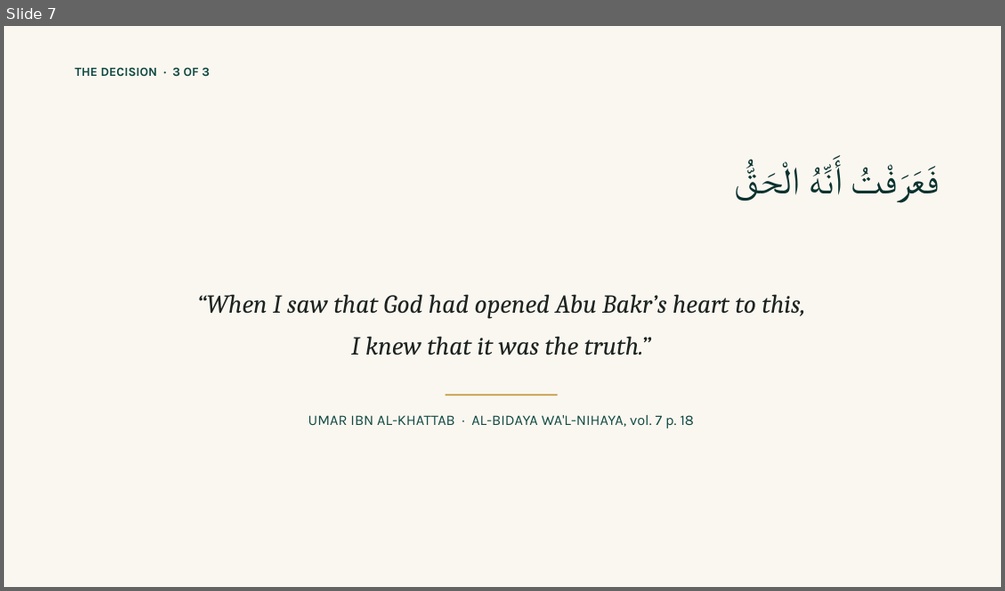
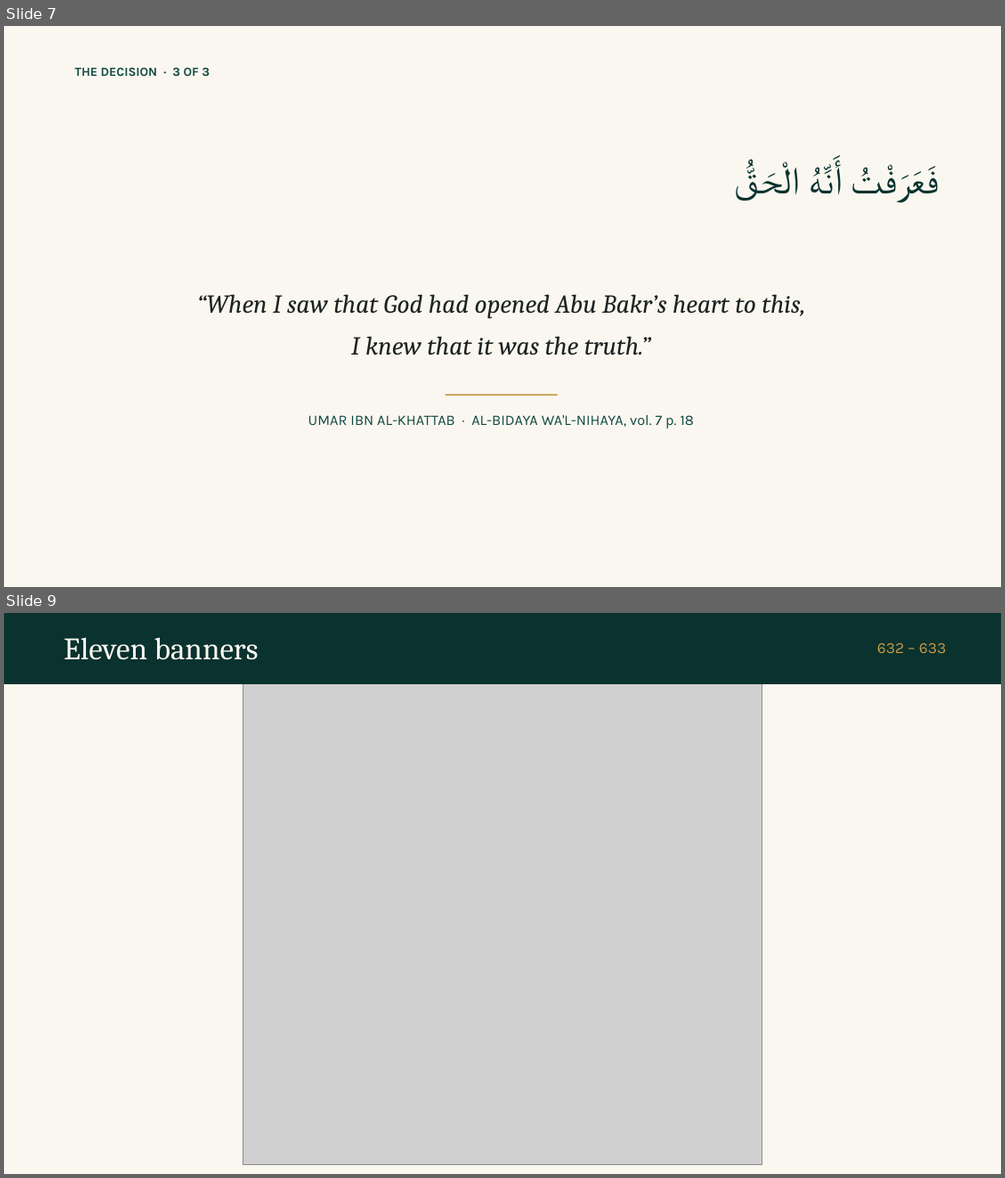
Before and after one commit to daniyalyasin93/2026SeptemberIslamicHistoryClass, a slide deck: L02_baarah_saal/L02.pptx. Shown one above the other, each under a label of ours: slide 7 before the commit, slides 7 and 9 after it; the slides between them are not shown. The pictures are 1005x591 and 1005x1178 pixels, drawn with LibreOffice and Linux fonts; fonts in the diff are those of the drawing; grey boxes stand for pictures. Boxes give left, top, right and bottom in pixels: in the first picture for what was removed or moved away, otherwise in the second. Text is boxed around its words. In the diff, an @@ line names an element or a change of style, - is before the commit and + after.

```diff
--- a/L02_baarah_saal/L02.pptx
+++ b/L02_baarah_saal/L02.pptx
@@ slide 9 added at (4,613,1001,1174), background #FFFFFF @@
@@ rectangle added at (4,613,1001,1174), fill #FAF7F0 @@
@@ rectangle added at (4,613,1001,684), fill #0A322E @@
@@ text added at (64,637,259,660), 30 pt, text #FAF7F0 @@
+Eleven banners
@@ text added at (877,643,947,653), 15 pt, text #C49A45 @@
+632 – 633
@@ picture added at (243,684,762,1165) @@
```
Also in this commit, not shown: 1 slide changed, 3 other slides added, 9 other files.
